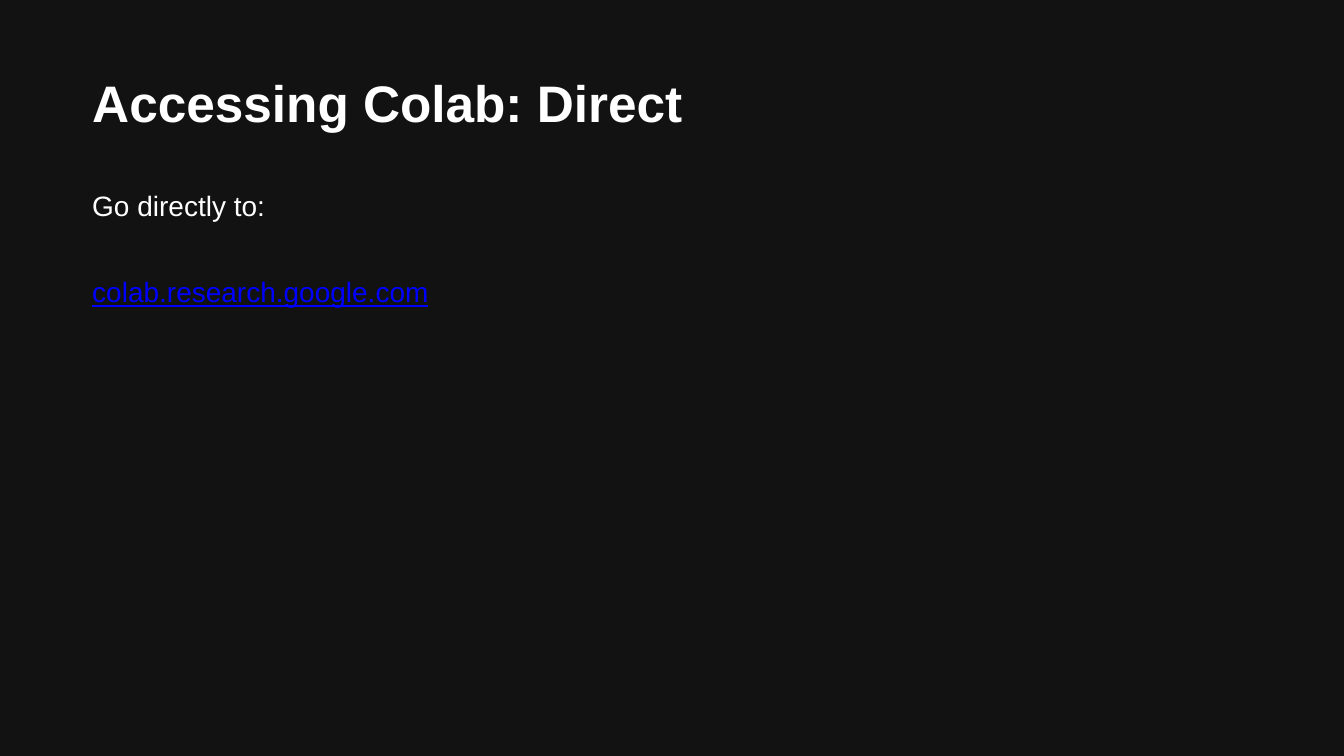
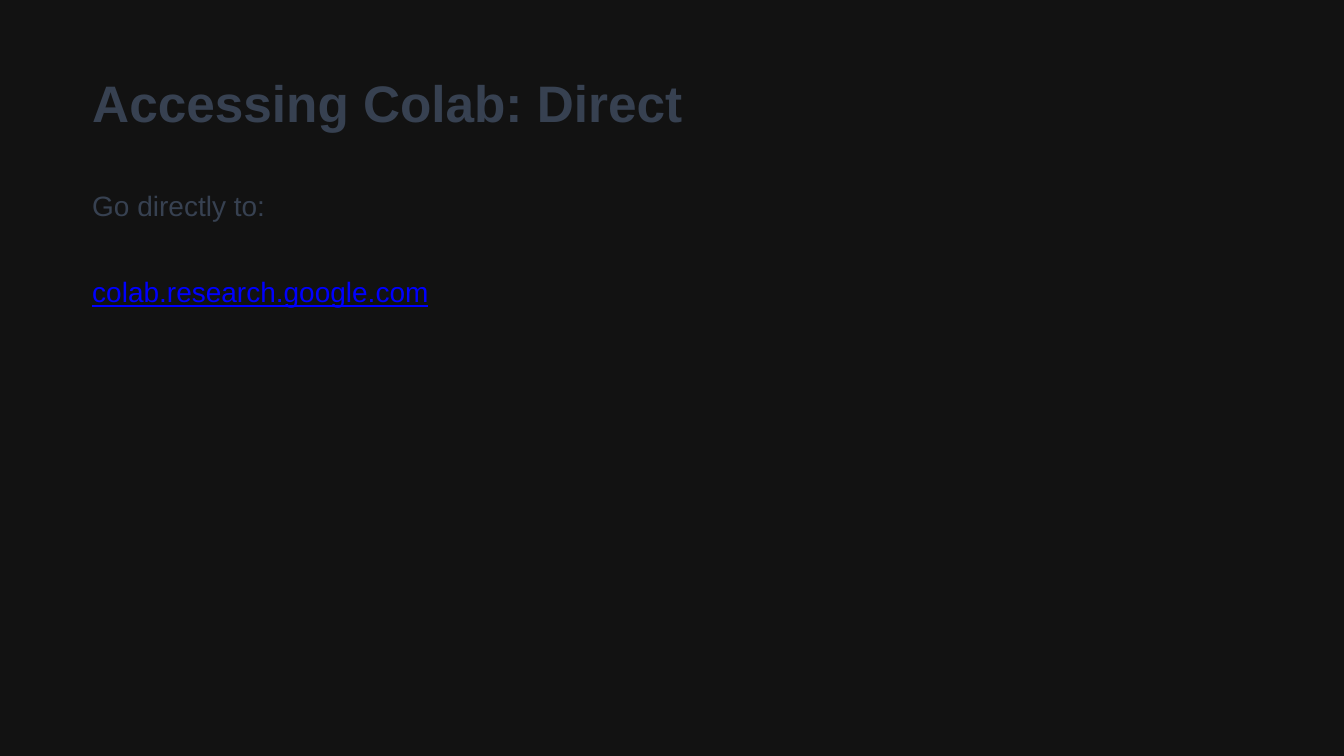
Before and after one commit to kerryback/mgmt675, a slide deck: slide 6 of colab.pptx. Drawn at 1344x756 pixels with LibreOffice and Linux fonts; fonts in the diff are those of the drawing. Boxes give left, top, right and bottom in pixels: in the first picture for what was removed or moved away, otherwise in the second. Text is boxed around its words. In the diff, an @@ line names an element or a change of style, - is before the commit and + after.

```diff
--- a/colab.pptx
+++ b/colab.pptx
@@ text "Accessing Colab: Direct" at box(92, 85, 682, 132): text colour #FFFFFF to #374151 @@
@@ text at box(92, 196, 265, 222): text colour #FFFFFF to #374151 in "Go directly to:" @@
```
Also in this commit, not shown: 24 other slides changed.
